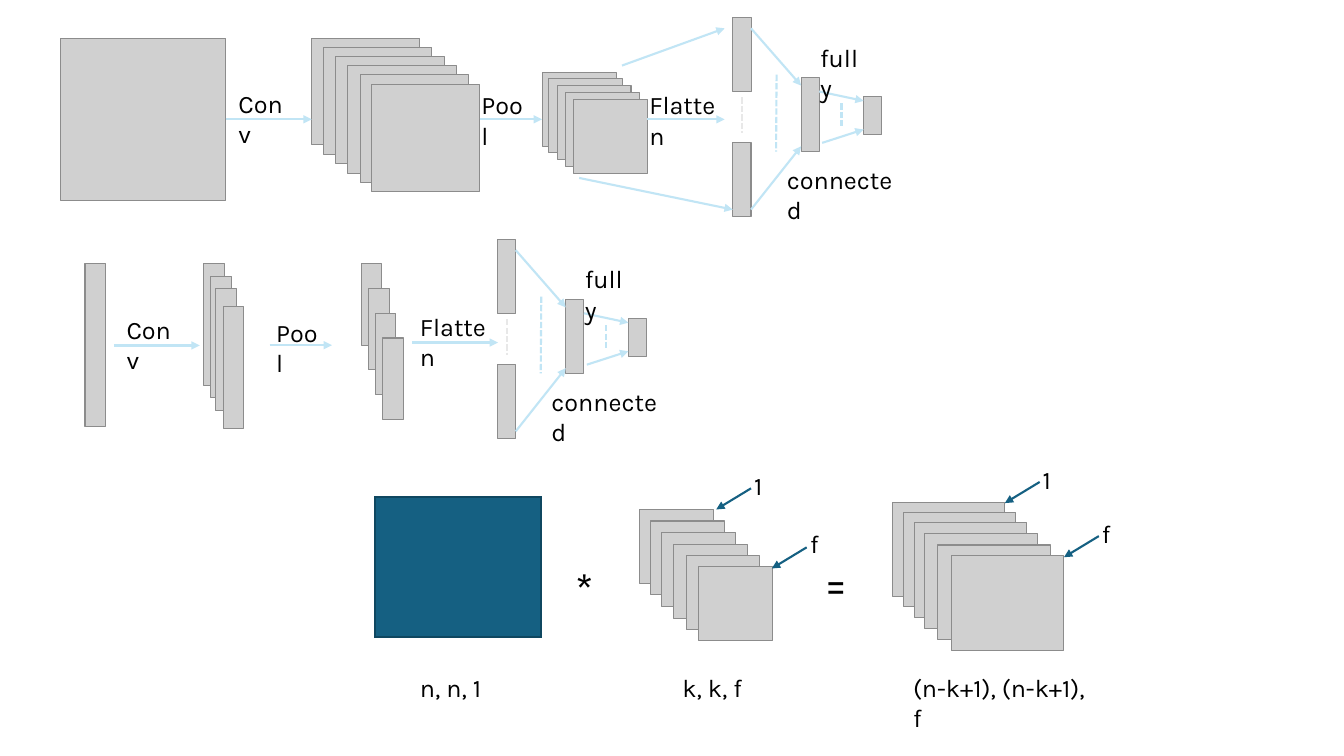
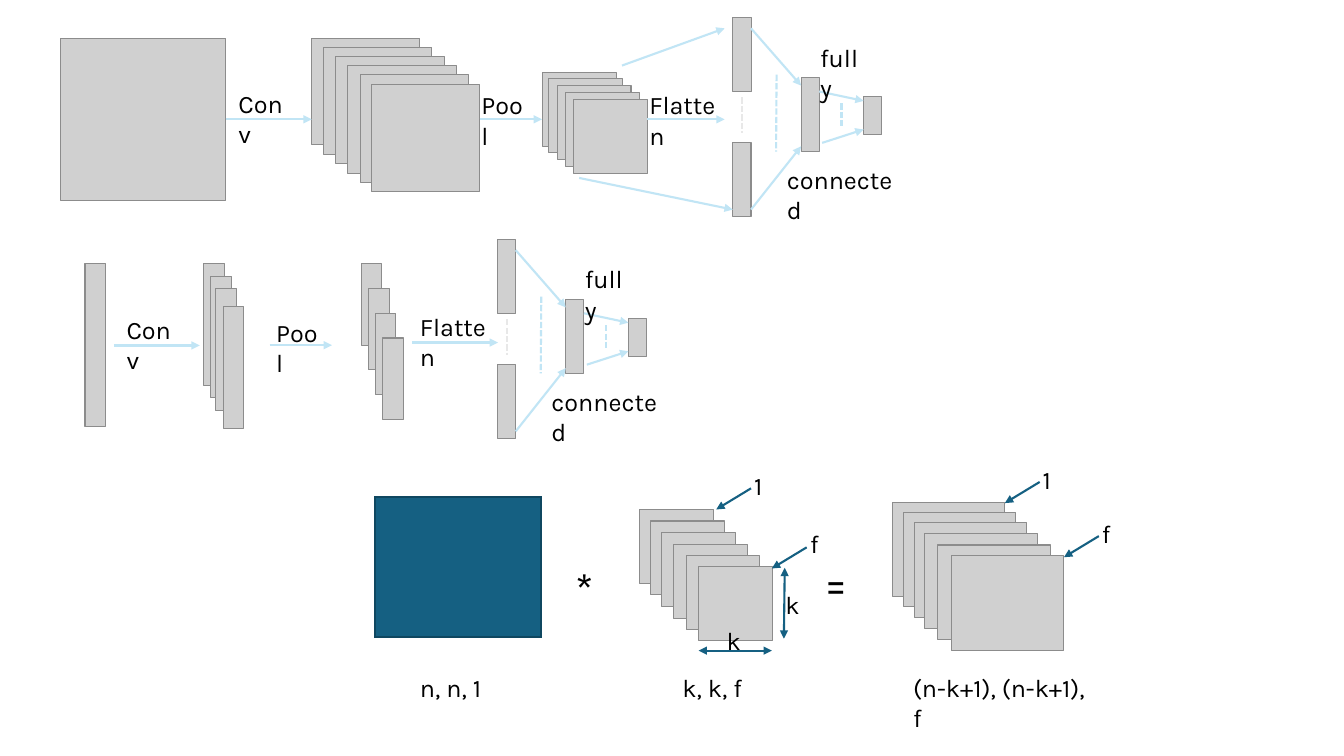
Before and after one commit to pineson/FallDetectionByCNN, a slide deck: slide 3 of Presentation1.pptx. Drawn at 1344x756 pixels with LibreOffice and Linux fonts; fonts in the diff are those of the drawing; grey boxes stand for pictures. Boxes give left, top, right and bottom in pixels: in the first picture for what was removed or moved away, otherwise in the second. Text is boxed around its words. In the diff, an @@ line names an element or a change of style, - is before the commit and + after.

```diff
--- a/Presentation1.pptx
+++ b/Presentation1.pptx
@@ group added at [699,568,799,657]: 2 double arrows, 2 texts @@
+k
+k
```
Also in this commit, not shown: 1 slide added, 1 other file.
